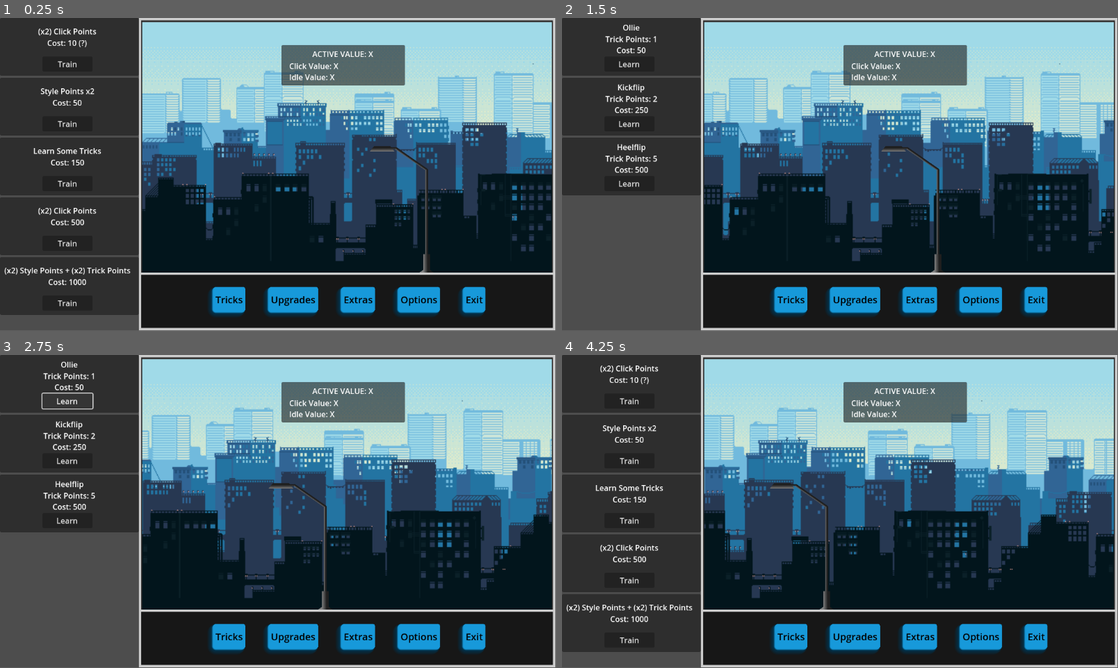
Above: before the commit, frames 1-4 (two rows, left to right).
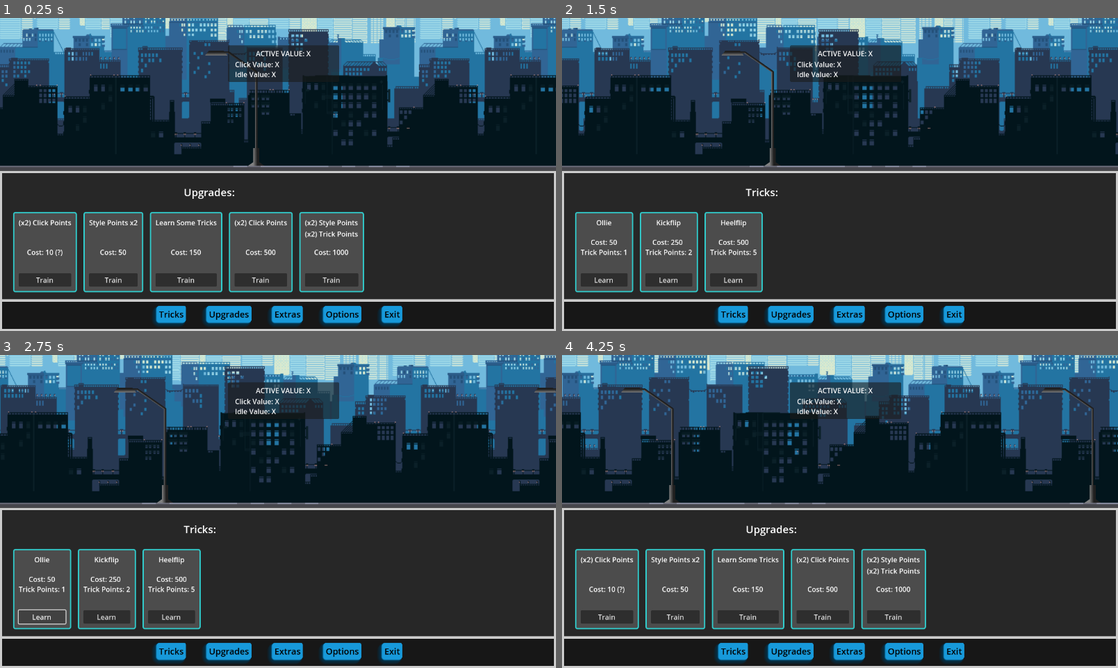
Above: after the commit, the same moments.

Repository: Nickcherns/idleSkateboarding
Game: Godot game, scene res://main.tscn
Two runs of this game, one before a commit and one after it. Both use one fixed random seed, a clock stepped at 60 frames per second and the inputs below.
Inputs:
- Up to frame 1 (0.25 s): no input
- Up to frame 2 (1.5 s): click "Train" at 0.5 s; click "Tricks" at 1.25 s
- Up to frame 3 (2.75 s): click "Learn" at 2 s
- Up to frame 4 (4.25 s): click "Upgrades" at 2.75 s; click "Extras" at 3.5 s
In our replay, the window is 799x449 before the commit and 800x450 after it. These sizes can differ from the game's own. Grey fills any space a smaller window leaves; there, only what the larger window draws over its background counts as a difference.

The runs differ from the first frame. In frame 1, 85% of the frame differs, in the area x 0-100%, y 0-100%; in frame 2, 85%; in frame 3, 84%; in frame 4, 84%.

Commit message:
UI adjustments
reworked UI for better aspect ratio control

Diff:
--- a/UI.gd
+++ b/UI.gd
@@ -12,13 +12,17 @@
 
 
 func _on_tricks_pressed():
-	$tricksList.visible = true
-	$upgradesList.visible = false
+	$CanvasLayer2/tricksList.visible = true
+	$CanvasLayer2/tricks.visible = true
+	$CanvasLayer2/upgradesList.visible = false
+	$CanvasLayer2/upgrades.visible = false
 
 
 func _on_upgrades_pressed():
-	$upgradesList.visible = true
-	$tricksList.visible = false
+	$CanvasLayer2/upgradesList.visible = true
+	$CanvasLayer2/upgrades.visible = true
+	$CanvasLayer2/tricksList.visible = false
+	$CanvasLayer2/tricks.visible = false
 
 
 func _on_extras_pressed():
@@ -26,11 +30,11 @@
 
 
 func _on_options_pressed():
-	if $optionsMenu.visible == true:
-		$optionsMenu.visible = false
+	if $CanvasLayer3/optionsMenu.visible == true:
+		$CanvasLayer3/optionsMenu.visible = false
 		return
 
-	$optionsMenu.visible = true
+	$CanvasLayer3/optionsMenu.visible = true
 
 func _on_exit_pressed():
 	get_tree().quit()
--- a/UI.tscn
+++ b/UI.tscn
@@ -7,6 +7,13 @@
 [ext_resource type="StyleBox" uid="uid://ww7kgerd4brt" path="res://menuButtonHover.tres" id="5_qxngc"]
 [ext_resource type="StyleBox" uid="uid://bhm0oa6xcbh3i" path="res://menuButtonPressed.tres" id="6_a7mcn"]
 [ext_resource type="PackedScene" uid="uid://dumhujojggt0s" path="res://options_menu.tscn" id="7_78a4d"]
+
+[sub_resource type="StyleBoxFlat" id="StyleBoxFlat_l1o4w"]
+bg_color = Color(0.152941, 0.152941, 0.152941, 1)
+border_width_left = 5
+border_width_top = 5
+border_width_right = 5
+border_width_bottom = 1
 
 [sub_resource type="StyleBoxFlat" id="StyleBoxFlat_e2cqk"]
 bg_color = Color(0.0901961, 0.0901961, 0.0901961, 1)
@@ -24,41 +31,91 @@
 grow_vertical = 2
 script = ExtResource("1_76oxq")
 
-[node name="tricksList" parent="." instance=ExtResource("2_2tiln")]
+[node name="CanvasLayer3" type="CanvasLayer" parent="."]
+layer = 2
+
+[node name="optionsMenu" parent="CanvasLayer3" instance=ExtResource("7_78a4d")]
 visible = false
-metadata/_edit_lock_ = true
+z_index = 10
+offset_left = -260.0
+offset_top = -192.0
+offset_right = 260.0
+offset_bottom = 192.0
 
-[node name="upgradesList" parent="." instance=ExtResource("3_ijdvg")]
-metadata/_edit_lock_ = true
+[node name="CanvasLayer2" type="CanvasLayer" parent="."]
 
-[node name="menuButtons" type="Control" parent="."]
-anchors_preset = 0
+[node name="Panel" type="PanelContainer" parent="CanvasLayer2"]
+z_index = -1
+offset_top = 352.0
+offset_right = 1280.0
+offset_bottom = 648.0
+theme_override_styles/panel = SubResource("StyleBoxFlat_l1o4w")
+
+[node name="tricksList" parent="CanvasLayer2" instance=ExtResource("2_2tiln")]
+visible = false
+offset_left = 40.0
+offset_top = 456.0
 offset_right = 40.0
-offset_bottom = 40.0
+offset_bottom = 456.0
+size_flags_horizontal = 0
+size_flags_vertical = 4
 
-[node name="PanelContainer" type="PanelContainer" parent="menuButtons"]
-layout_mode = 2
-offset_left = 288.0
-offset_top = 528.0
-offset_right = 1152.0
-offset_bottom = 648.0
+[node name="upgradesList" parent="CanvasLayer2" instance=ExtResource("3_ijdvg")]
+offset_left = 40.0
+offset_top = 456.0
+offset_right = 904.0
+offset_bottom = 652.0
+size_flags_vertical = 8
+
+[node name="tricks" type="Label" parent="CanvasLayer2"]
+visible = false
+offset_left = 423.0
+offset_top = 384.0
+offset_right = 535.0
+offset_bottom = 418.0
+theme_override_font_sizes/font_size = 24
+text = "Tricks:"
+
+[node name="upgrades" type="Label" parent="CanvasLayer2"]
+offset_left = 423.0
+offset_top = 384.0
+offset_right = 535.0
+offset_bottom = 418.0
+theme_override_font_sizes/font_size = 24
+text = "Upgrades:"
+
+[node name="CanvasLayer" type="CanvasLayer" parent="."]
+
+[node name="menuButtons" type="Control" parent="CanvasLayer"]
+layout_mode = 3
+anchors_preset = 12
+anchor_top = 1.0
+anchor_right = 1.0
+anchor_bottom = 1.0
+offset_top = -88.0
+grow_horizontal = 2
+grow_vertical = 0
+
+[node name="PanelContainer" type="PanelContainer" parent="CanvasLayer/menuButtons"]
+layout_mode = 0
+offset_top = 16.0
+offset_right = 1280.0
+offset_bottom = 88.0
 theme_override_styles/panel = SubResource("StyleBoxFlat_e2cqk")
 
-[node name="MarginContainer" type="MarginContainer" parent="menuButtons"]
-layout_mode = 2
-offset_left = 438.5
-offset_top = 528.0
-offset_right = 1001.5
-offset_bottom = 648.0
+[node name="MarginContainer" type="MarginContainer" parent="CanvasLayer/menuButtons"]
+layout_mode = 0
+offset_right = 1280.0
+offset_bottom = 106.0
 theme_override_constants/margin_top = 35
 theme_override_constants/margin_bottom = 35
 
-[node name="HBoxContainer" type="HBoxContainer" parent="menuButtons/MarginContainer"]
+[node name="HBoxContainer" type="HBoxContainer" parent="CanvasLayer/menuButtons/MarginContainer"]
 layout_mode = 2
 theme_override_constants/separation = 50
 alignment = 1
 
-[node name="Tricks" type="Button" parent="menuButtons/MarginContainer/HBoxContainer"]
+[node name="Tricks" type="Button" parent="CanvasLayer/menuButtons/MarginContainer/HBoxContainer"]
 layout_mode = 2
 focus_mode = 0
 theme_override_colors/font_color = Color(0, 0, 0, 1)
@@ -73,7 +130,7 @@
 text = "Tricks
 "
 
-[node name="Upgrades" type="Button" parent="menuButtons/MarginContainer/HBoxContainer"]
+[node name="Upgrades" type="Button" parent="CanvasLayer/menuButtons/MarginContainer/HBoxContainer"]
 layout_mode = 2
 focus_mode = 0
 theme_override_colors/font_color = Color(0, 0, 0, 1)
@@ -88,7 +145,7 @@
 text = "Upgrades
 "
 
-[node name="Extras" type="Button" parent="menuButtons/MarginContainer/HBoxContainer"]
+[node name="Extras" type="Button" parent="CanvasLayer/menuButtons/MarginContainer/HBoxContainer"]
 layout_mode = 2
 focus_mode = 0
 theme_override_colors/font_color = Color(0, 0, 0, 1)
@@ -103,7 +160,7 @@
 text = "Extras
 "
 
-[node name="Options" type="Button" parent="menuButtons/MarginContainer/HBoxContainer"]
+[node name="Options" type="Button" parent="CanvasLayer/menuButtons/MarginContainer/HBoxContainer"]
 layout_mode = 2
 focus_mode = 0
 theme_override_colors/font_color = Color(0, 0, 0, 1)
@@ -117,7 +174,7 @@
 theme_override_styles/pressed = ExtResource("6_a7mcn")
 text = "Options"
 
-[node name="Exit" type="Button" parent="menuButtons/MarginContainer/HBoxContainer"]
+[node name="Exit" type="Button" parent="CanvasLayer/menuButtons/MarginContainer/HBoxContainer"]
 layout_mode = 2
 focus_mode = 0
 theme_override_colors/font_color = Color(0, 0, 0, 1)
@@ -131,15 +188,8 @@
 theme_override_styles/pressed = ExtResource("6_a7mcn")
 text = "Exit"
 
-[node name="optionsMenu" parent="." instance=ExtResource("7_78a4d")]
-visible = false
-layout_mode = 1
-offset_left = 128.0
-offset_top = -8.0
-offset_bottom = -8.0
-
-[connection signal="pressed" from="menuButtons/MarginContainer/HBoxContainer/Tricks" to="." method="_on_tricks_pressed"]
-[connection signal="pressed" from="menuButtons/MarginContainer/HBoxContainer/Upgrades" to="." method="_on_upgrades_pressed"]
-[connection signal="pressed" from="menuButtons/MarginContainer/HBoxContainer/Extras" to="." method="_on_extras_pressed"]
-[connection signal="pressed" from="menuButtons/MarginContainer/HBoxContainer/Options" to="." method="_on_options_pressed"]
-[connection signal="pressed" from="menuButtons/MarginContainer/HBoxContainer/Exit" to="." method="_on_exit_pressed"]
+[connection signal="pressed" from="CanvasLayer/menuButtons/MarginContainer/HBoxContainer/Tricks" to="." method="_on_tricks_pressed"]
+[connection signal="pressed" from="CanvasLayer/menuButtons/MarginContainer/HBoxContainer/Upgrades" to="." method="_on_upgrades_pressed"]
+[connection signal="pressed" from="CanvasLayer/menuButtons/MarginContainer/HBoxContainer/Extras" to="." method="_on_extras_pressed"]
+[connection signal="pressed" from="CanvasLayer/menuButtons/MarginContainer/HBoxContainer/Options" to="." method="_on_options_pressed"]
+[connection signal="pressed" from="CanvasLayer/menuButtons/MarginContainer/HBoxContainer/Exit" to="." method="_on_exit_pressed"]
--- a/main.tscn
+++ b/main.tscn
@@ -1,34 +1,22 @@
-[gd_scene load_steps=4 format=3 uid="uid://ter0b7t2h4h0"]
+[gd_scene load_steps=3 format=3 uid="uid://ter0b7t2h4h0"]
 
 [ext_resource type="PackedScene" uid="uid://hoo174ku7ydt" path="res://parallax_bg_v_1.tscn" id="2_1m534"]
 [ext_resource type="PackedScene" uid="uid://dctt2a4iagbam" path="res://UI.tscn" id="2_ps4dx"]
 
-[sub_resource type="StyleBoxFlat" id="StyleBoxFlat_poguc"]
-bg_color = Color(0.152941, 0.152941, 0.152941, 1)
-border_width_left = 5
-border_width_top = 5
-border_width_right = 5
-border_width_bottom = 1
-
 [node name="main" type="Node2D"]
 
-[node name="Panel" type="PanelContainer" parent="."]
-offset_left = 288.0
-offset_right = 1152.0
-offset_bottom = 544.0
-theme_override_styles/panel = SubResource("StyleBoxFlat_poguc")
-
 [node name="SubViewportContainer" type="SubViewportContainer" parent="."]
+z_index = -1
 custom_minimum_size = Vector2(850, 534)
-offset_left = 295.0
-offset_top = 7.0
-offset_right = 1145.0
-offset_bottom = 541.0
+offset_top = -184.0
+offset_right = 1280.0
+offset_bottom = 350.0
 stretch = true
+metadata/_edit_group_ = true
 
 [node name="SubViewport" type="SubViewport" parent="SubViewportContainer"]
 handle_input_locally = false
-size = Vector2i(850, 534)
+size = Vector2i(1280, 534)
 render_target_update_mode = 4
 
 [node name="ParallaxBg-V1" parent="SubViewportContainer/SubViewport" instance=ExtResource("2_1m534")]
@@ -37,10 +25,11 @@
 transform = Transform2D(0.84, 0, 0, 0.84, 0, 0)
 
 [node name="valuePanel" type="Panel" parent="."]
-offset_left = 584.0
-offset_top = 56.0
-offset_right = 840.0
-offset_bottom = 140.0
+offset_left = 525.0
+offset_top = 63.0
+offset_right = 781.0
+offset_bottom = 147.0
+metadata/_edit_group_ = true
 
 [node name="activeValue" type="Label" parent="valuePanel"]
 layout_mode = 2
@@ -68,3 +57,12 @@
 text = "Idle Value: X"
 
 [node name="UI" parent="." instance=ExtResource("2_ps4dx")]
+anchors_preset = 8
+anchor_left = 0.5
+anchor_top = 0.5
+anchor_right = 0.5
+anchor_bottom = 0.5
+offset_left = 1062.0
+offset_top = 512.0
+offset_right = 1062.0
+offset_bottom = 512.0
--- /dev/null
+++ b/mainPanels.tres
@@ -0,0 +1,17 @@
+[gd_resource type="StyleBoxFlat" format=3 uid="uid://bfmm1r451b2ic"]
+
+[resource]
+bg_color = Color(0.299547, 0.299547, 0.299547, 1)
+border_width_left = 3
+border_width_top = 3
+border_width_right = 3
+border_width_bottom = 3
+border_color = Color(0.192157, 0.8, 0.8, 1)
+corner_radius_top_left = 5
+corner_radius_top_right = 5
+corner_radius_bottom_right = 5
+corner_radius_bottom_left = 5
+expand_margin_left = 10.0
+expand_margin_top = 10.0
+expand_margin_right = 10.0
+expand_margin_bottom = 10.0
--- a/options_menu.tscn
+++ b/options_menu.tscn
@@ -20,20 +20,30 @@
 expand_margin_bottom = 10.0
 
 [node name="optionsMenu" type="Control"]
+z_index = 10
 layout_mode = 3
-anchors_preset = 15
-anchor_right = 1.0
-anchor_bottom = 1.0
+anchors_preset = 8
+anchor_left = 0.5
+anchor_top = 0.5
+anchor_right = 0.5
+anchor_bottom = 0.5
 grow_horizontal = 2
 grow_vertical = 2
 script = ExtResource("1_hyb10")
 
 [node name="PanelContainer" type="PanelContainer" parent="."]
-layout_mode = 2
-offset_left = 320.0
-offset_top = 64.0
-offset_right = 832.0
-offset_bottom = 448.0
+layout_mode = 1
+anchors_preset = 8
+anchor_left = 0.5
+anchor_top = 0.5
+anchor_right = 0.5
+anchor_bottom = 0.5
+offset_left = -256.0
+offset_top = -192.0
+offset_right = 256.0
+offset_bottom = 192.0
+grow_horizontal = 2
+grow_vertical = 2
 theme_override_styles/panel = SubResource("StyleBoxFlat_r5jgt")
 metadata/_edit_group_ = true
 
--- a/project.godot
+++ b/project.godot
@@ -15,6 +15,12 @@
 config/features=PackedStringArray("4.2", "GL Compatibility")
 config/icon="res://icon.svg"
 
+[display]
+
+window/size/viewport_width=1280
+window/size/viewport_height=720
+window/stretch/mode="viewport"
+
 [rendering]
 
 textures/canvas_textures/default_texture_filter=0
--- a/tricks_list.tscn
+++ b/tricks_list.tscn
@@ -1,136 +1,121 @@
-[gd_scene format=3 uid="uid://dowgjbnxsep1a"]
+[gd_scene load_steps=2 format=3 uid="uid://dowgjbnxsep1a"]
+
+[ext_resource type="StyleBox" uid="uid://bfmm1r451b2ic" path="res://mainPanels.tres" id="1_bjymb"]
 
 [node name="tricksList" type="Control"]
 layout_mode = 3
 anchors_preset = 0
-offset_right = 288.0
-offset_bottom = 648.0
+offset_right = 1920.0
+offset_bottom = 165.0
 
-[node name="ScrollContainer" type="ScrollContainer" parent="."]
-layout_mode = 0
-offset_right = 288.0
-offset_bottom = 648.0
+[node name="HBoxContainer" type="HBoxContainer" parent="."]
+layout_mode = 2
+offset_right = 1920.0
+offset_bottom = 165.0
+theme_override_constants/separation = 35
 
-[node name="VBoxContainer" type="VBoxContainer" parent="ScrollContainer"]
-custom_minimum_size = Vector2(288, 648)
-layout_mode = 2
-
-[node name="Ollie" type="Panel" parent="ScrollContainer/VBoxContainer"]
+[node name="Ollie" type="PanelContainer" parent="HBoxContainer"]
 custom_minimum_size = Vector2(1, 120)
 layout_mode = 2
+theme_override_styles/panel = ExtResource("1_bjymb")
 
-[node name="Trick Name" type="Label" parent="ScrollContainer/VBoxContainer/Ollie"]
-layout_mode = 0
-offset_top = 8.0
-offset_right = 288.0
-offset_bottom = 31.0
-text = "Ollie
-"
-horizontal_alignment = 1
-
-[node name="Value" type="Label" parent="ScrollContainer/VBoxContainer/Ollie"]
-layout_mode = 0
-offset_top = 32.0
-offset_right = 288.0
-offset_bottom = 55.0
+[node name="Value" type="Label" parent="HBoxContainer/Ollie"]
+layout_mode = 2
 text = "Trick Points: 1"
 horizontal_alignment = 1
 
-[node name="Cost" type="Label" parent="ScrollContainer/VBoxContainer/Ollie"]
-layout_mode = 0
-offset_top = 55.0
-offset_right = 288.0
-offset_bottom = 78.0
+[node name="Cost" type="Label" parent="HBoxContainer/Ollie/Value"]
+layout_mode = 2
+offset_top = -23.0
+offset_right = 108.0
 text = "Cost: 50
 "
 horizontal_alignment = 1
 vertical_alignment = 1
 
-[node name="Learn" type="Button" parent="ScrollContainer/VBoxContainer/Ollie"]
-layout_mode = 0
-offset_left = 88.0
-offset_top = 80.0
-offset_right = 192.0
-offset_bottom = 111.0
+[node name="Trick Name" type="Label" parent="HBoxContainer/Ollie/Value"]
+layout_mode = 2
+offset_top = -68.0
+offset_right = 108.0
+offset_bottom = -45.0
+size_flags_vertical = 0
+text = "Ollie
+"
+horizontal_alignment = 1
+
+[node name="Learn" type="Button" parent="HBoxContainer/Ollie"]
+layout_mode = 2
+size_flags_vertical = 8
 text = "Learn
 "
 
-[node name="Kickflip" type="Panel" parent="ScrollContainer/VBoxContainer"]
+[node name="Kickflip" type="PanelContainer" parent="HBoxContainer"]
 custom_minimum_size = Vector2(1, 120)
 layout_mode = 2
+theme_override_styles/panel = ExtResource("1_bjymb")
 
-[node name="Trick Name" type="Label" parent="ScrollContainer/VBoxContainer/Kickflip"]
-layout_mode = 0
-offset_top = 8.0
-offset_right = 288.0
-offset_bottom = 31.0
+[node name="Value" type="Label" parent="HBoxContainer/Kickflip"]
+layout_mode = 2
+text = "Trick Points: 2"
+horizontal_alignment = 1
+
+[node name="Trick Name" type="Label" parent="HBoxContainer/Kickflip/Value"]
+layout_mode = 2
+offset_top = -68.0
+offset_right = 108.0
+offset_bottom = -45.0
+size_flags_vertical = 0
 text = "Kickflip
 "
 horizontal_alignment = 1
 
-[node name="Value" type="Label" parent="ScrollContainer/VBoxContainer/Kickflip"]
-layout_mode = 0
-offset_top = 32.0
-offset_right = 288.0
-offset_bottom = 55.0
-text = "Trick Points: 2"
-horizontal_alignment = 1
-
-[node name="Cost" type="Label" parent="ScrollContainer/VBoxContainer/Kickflip"]
-layout_mode = 0
-offset_top = 55.0
-offset_right = 288.0
-offset_bottom = 78.0
+[node name="Cost" type="Label" parent="HBoxContainer/Kickflip/Value"]
+layout_mode = 2
+offset_left = -3.0
+offset_top = -23.0
+offset_right = 105.0
 text = "Cost: 250
 "
 horizontal_alignment = 1
 vertical_alignment = 1
 
-[node name="Learn" type="Button" parent="ScrollContainer/VBoxContainer/Kickflip"]
-layout_mode = 0
-offset_left = 88.0
-offset_top = 80.0
-offset_right = 192.0
-offset_bottom = 111.0
+[node name="Learn" type="Button" parent="HBoxContainer/Kickflip"]
+layout_mode = 2
+size_flags_vertical = 8
 text = "Learn
 "
 
-[node name="Heelflip" type="Panel" parent="ScrollContainer/VBoxContainer"]
-custom_minimum_size = Vector2(1, 120)
+[node name="Heelflip" type="PanelContainer" parent="HBoxContainer"]
+layout_direction = 1
 layout_mode = 2
+theme_override_styles/panel = ExtResource("1_bjymb")
 
-[node name="Trick Name" type="Label" parent="ScrollContainer/VBoxContainer/Heelflip"]
-layout_mode = 0
-offset_top = 8.0
-offset_right = 288.0
-offset_bottom = 31.0
+[node name="Value" type="Label" parent="HBoxContainer/Heelflip"]
+layout_mode = 2
+text = "Trick Points: 5"
+horizontal_alignment = 1
+
+[node name="Trick Name" type="Label" parent="HBoxContainer/Heelflip/Value"]
+layout_mode = 2
+offset_top = -68.0
+offset_right = 108.0
+offset_bottom = -45.0
+size_flags_vertical = 0
 text = "Heelflip
 "
 horizontal_alignment = 1
 
-[node name="Value" type="Label" parent="ScrollContainer/VBoxContainer/Heelflip"]
-layout_mode = 0
-offset_top = 32.0
-offset_right = 288.0
-offset_bottom = 55.0
-text = "Trick Points: 5"
-horizontal_alignment = 1
-
-[node name="Cost" type="Label" parent="ScrollContainer/VBoxContainer/Heelflip"]
-layout_mode = 0
-offset_top = 55.0
-offset_right = 288.0
-offset_bottom = 78.0
+[node name="Cost" type="Label" parent="HBoxContainer/Heelflip/Value"]
+layout_mode = 2
+offset_top = -23.0
+offset_right = 108.0
 text = "Cost: 500
 "
 horizontal_alignment = 1
 vertical_alignment = 1
 
-[node name="Learn" type="Button" parent="ScrollContainer/VBoxContainer/Heelflip"]
-layout_mode = 0
-offset_left = 88.0
-offset_top = 80.0
-offset_right = 192.0
-offset_bottom = 111.0
+[node name="Learn" type="Button" parent="HBoxContainer/Heelflip"]
+layout_mode = 2
+size_flags_vertical = 8
 text = "Learn
 "
--- a/upgrades_list.tscn
+++ b/upgrades_list.tscn
@@ -1,179 +1,140 @@
-[gd_scene format=3 uid="uid://dbvp8tltm6je1"]
+[gd_scene load_steps=2 format=3 uid="uid://dbvp8tltm6je1"]
+
+[ext_resource type="StyleBox" uid="uid://bfmm1r451b2ic" path="res://mainPanels.tres" id="1_m2ytw"]
 
 [node name="upgradesList" type="Control"]
 layout_mode = 3
 anchors_preset = 0
-offset_right = 288.0
-offset_bottom = 648.0
+offset_right = 1923.0
+offset_bottom = 165.0
 
-[node name="ScrollContainer" type="ScrollContainer" parent="."]
-layout_mode = 0
-offset_right = 288.0
-offset_bottom = 648.0
+[node name="HBoxContainer" type="HBoxContainer" parent="."]
+layout_mode = 2
+offset_right = 1923.0
+offset_bottom = 165.0
+theme_override_constants/separation = 35
 
-[node name="VBoxContainer" type="VBoxContainer" parent="ScrollContainer"]
-custom_minimum_size = Vector2(288, 648)
+[node name="pushHarder" type="PanelContainer" parent="HBoxContainer"]
 layout_mode = 2
+theme_override_styles/panel = ExtResource("1_m2ytw")
 
-[node name="pushHarder" type="Panel" parent="ScrollContainer/VBoxContainer"]
-custom_minimum_size = Vector2(1, 120)
+[node name="Upgrade Name" type="Label" parent="HBoxContainer/pushHarder"]
 layout_mode = 2
-
-[node name="Upgrade Name" type="Label" parent="ScrollContainer/VBoxContainer/pushHarder"]
-layout_mode = 0
-offset_top = 16.0
-offset_right = 280.0
-offset_bottom = 39.0
+size_flags_vertical = 0
 text = "(x2) Click Points
 "
 horizontal_alignment = 1
 vertical_alignment = 1
 
-[node name="Cost" type="Label" parent="ScrollContainer/VBoxContainer/pushHarder"]
-layout_mode = 0
-offset_top = 40.0
-offset_right = 280.0
-offset_bottom = 63.0
+[node name="Cost" type="Label" parent="HBoxContainer/pushHarder"]
+layout_mode = 2
+size_flags_horizontal = 4
 text = "Cost: 10 (?)
 "
 horizontal_alignment = 1
 vertical_alignment = 1
 
-[node name="Train" type="Button" parent="ScrollContainer/VBoxContainer/pushHarder"]
-layout_mode = 0
-offset_left = 88.0
-offset_top = 80.0
-offset_right = 192.0
-offset_bottom = 111.0
+[node name="Train" type="Button" parent="HBoxContainer/pushHarder"]
+layout_mode = 2
+size_flags_vertical = 8
 text = "Train
 "
 
-[node name="learnStyle" type="Panel" parent="ScrollContainer/VBoxContainer"]
-custom_minimum_size = Vector2(1, 120)
+[node name="learnStyle" type="PanelContainer" parent="HBoxContainer"]
 layout_mode = 2
+theme_override_styles/panel = ExtResource("1_m2ytw")
 
-[node name="Upgrade Name" type="Label" parent="ScrollContainer/VBoxContainer/learnStyle"]
-layout_mode = 0
-offset_top = 16.0
-offset_right = 280.0
-offset_bottom = 39.0
+[node name="Upgrade Name" type="Label" parent="HBoxContainer/learnStyle"]
+layout_mode = 2
+size_flags_vertical = 0
 text = "Style Points x2"
 horizontal_alignment = 1
 vertical_alignment = 1
 
-[node name="Cost" type="Label" parent="ScrollContainer/VBoxContainer/learnStyle"]
-layout_mode = 0
-offset_top = 40.0
-offset_right = 280.0
-offset_bottom = 63.0
+[node name="Cost" type="Label" parent="HBoxContainer/learnStyle"]
+layout_mode = 2
 text = "Cost: 50
 "
 horizontal_alignment = 1
 vertical_alignment = 1
 
-[node name="Train" type="Button" parent="ScrollContainer/VBoxContainer/learnStyle"]
-layout_mode = 0
-offset_left = 88.0
-offset_top = 80.0
-offset_right = 192.0
-offset_bottom = 111.0
+[node name="Train" type="Button" parent="HBoxContainer/learnStyle"]
+layout_mode = 2
+size_flags_vertical = 8
 text = "Train
 "
 
-[node name="learnTricks" type="Panel" parent="ScrollContainer/VBoxContainer"]
-custom_minimum_size = Vector2(1, 120)
+[node name="learnTricks" type="PanelContainer" parent="HBoxContainer"]
 layout_mode = 2
+theme_override_styles/panel = ExtResource("1_m2ytw")
 
-[node name="Upgrade Name" type="Label" parent="ScrollContainer/VBoxContainer/learnTricks"]
-layout_mode = 0
-offset_top = 16.0
-offset_right = 280.0
-offset_bottom = 39.0
+[node name="Upgrade Name" type="Label" parent="HBoxContainer/learnTricks"]
+layout_mode = 2
+size_flags_vertical = 0
 text = "Learn Some Tricks"
 horizontal_alignment = 1
 vertical_alignment = 1
 
-[node name="Cost" type="Label" parent="ScrollContainer/VBoxContainer/learnTricks"]
-layout_mode = 0
-offset_top = 40.0
-offset_right = 280.0
-offset_bottom = 63.0
+[node name="Cost" type="Label" parent="HBoxContainer/learnTricks"]
+layout_mode = 2
 text = "Cost: 150
 "
 horizontal_alignment = 1
 vertical_alignment = 1
 
-[node name="Train" type="Button" parent="ScrollContainer/VBoxContainer/learnTricks"]
-layout_mode = 0
-offset_left = 88.0
-offset_top = 80.0
-offset_right = 192.0
-offset_bottom = 111.0
+[node name="Train" type="Button" parent="HBoxContainer/learnTricks"]
+layout_mode = 2
+size_flags_vertical = 8
 text = "Train
 "
 
-[node name="betterClicks" type="Panel" parent="ScrollContainer/VBoxContainer"]
-custom_minimum_size = Vector2(1, 120)
+[node name="betterClicks" type="PanelContainer" parent="HBoxContainer"]
 layout_mode = 2
+theme_override_styles/panel = ExtResource("1_m2ytw")
 
-[node name="Upgrade Name" type="Label" parent="ScrollContainer/VBoxContainer/betterClicks"]
-layout_mode = 0
-offset_top = 16.0
-offset_right = 280.0
-offset_bottom = 39.0
+[node name="Upgrade Name" type="Label" parent="HBoxContainer/betterClicks"]
+layout_mode = 2
+size_flags_vertical = 0
 text = "(x2) Click Points
 "
 horizontal_alignment = 1
 vertical_alignment = 1
 
-[node name="Cost" type="Label" parent="ScrollContainer/VBoxContainer/betterClicks"]
-layout_mode = 0
-offset_top = 40.0
-offset_right = 280.0
-offset_bottom = 63.0
+[node name="Cost" type="Label" parent="HBoxContainer/betterClicks"]
+layout_mode = 2
 text = "Cost: 500
 "
 horizontal_alignment = 1
 vertical_alignment = 1
 
-[node name="Train" type="Button" parent="ScrollContainer/VBoxContainer/betterClicks"]
-layout_mode = 0
-offset_left = 88.0
-offset_top = 80.0
-offset_right = 192.0
-offset_bottom = 111.0
+[node name="Train" type="Button" parent="HBoxContainer/betterClicks"]
+layout_mode = 2
+size_flags_vertical = 8
 text = "Train
 "
 
-[node name="solidifyStyle" type="Panel" parent="ScrollContainer/VBoxContainer"]
-custom_minimum_size = Vector2(1, 120)
+[node name="solidifyStyle" type="PanelContainer" parent="HBoxContainer"]
 layout_mode = 2
+theme_override_styles/panel = ExtResource("1_m2ytw")
 
-[node name="Upgrade Name" type="Label" parent="ScrollContainer/VBoxContainer/solidifyStyle"]
-layout_mode = 0
-offset_top = 16.0
-offset_right = 280.0
-offset_bottom = 39.0
-text = "(x2) Style Points + (x2) Trick Points
+[node name="Upgrade Name" type="Label" parent="HBoxContainer/solidifyStyle"]
+layout_mode = 2
+size_flags_vertical = 0
+text = "(x2) Style Points
+(x2) Trick Points
 "
 horizontal_alignment = 1
 vertical_alignment = 1
 
-[node name="Cost" type="Label" parent="ScrollContainer/VBoxContainer/solidifyStyle"]
-layout_mode = 0
-offset_top = 40.0
-offset_right = 280.0
-offset_bottom = 63.0
+[node name="Cost" type="Label" parent="HBoxContainer/solidifyStyle"]
+layout_mode = 2
 text = "Cost: 1000
 "
 horizontal_alignment = 1
 vertical_alignment = 1
 
-[node name="Train" type="Button" parent="ScrollContainer/VBoxContainer/solidifyStyle"]
-layout_mode = 0
-offset_left = 88.0
-offset_top = 80.0
-offset_right = 192.0
-offset_bottom = 111.0
+[node name="Train" type="Button" parent="HBoxContainer/solidifyStyle"]
+layout_mode = 2
+size_flags_vertical = 8
 text = "Train
 "
Not shown: 1 places in UI.tscn that only renumber resources
